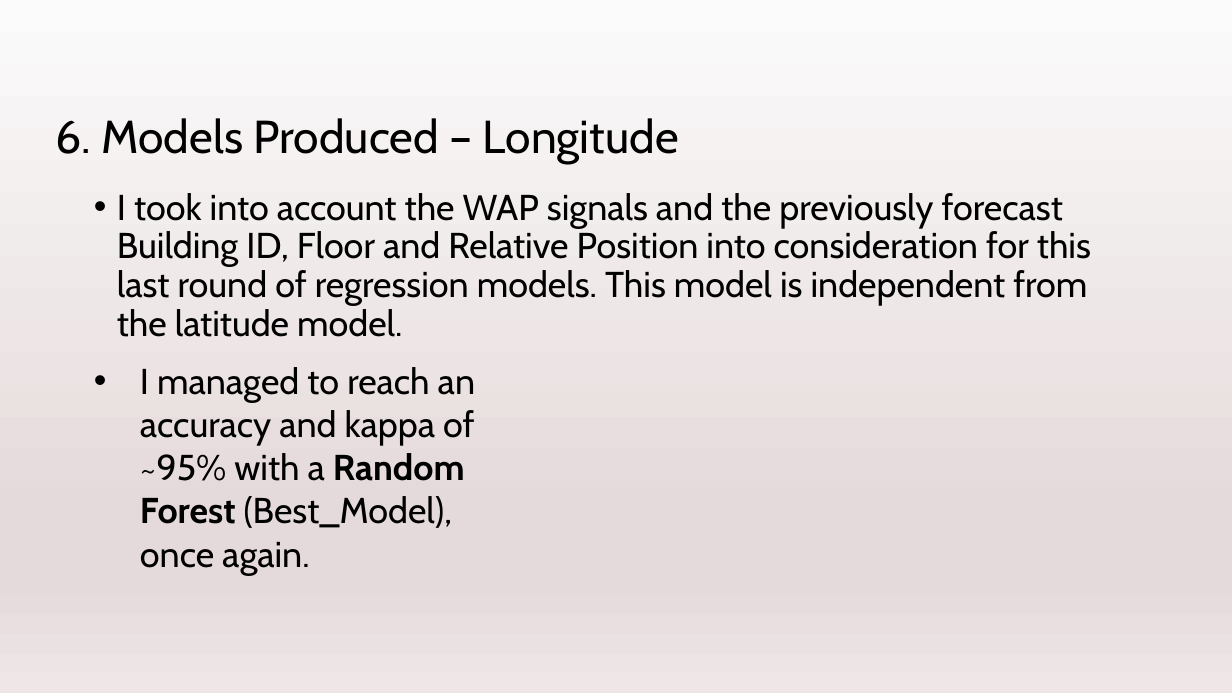
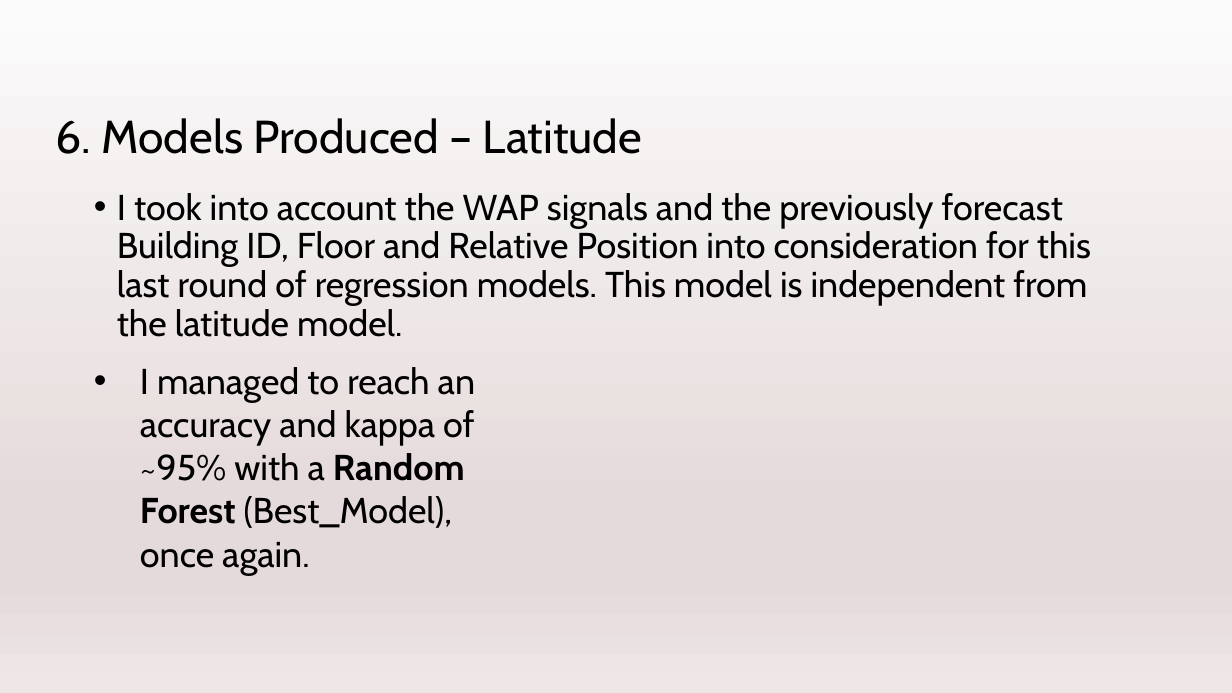
Before and after one commit to TomeBorges/IoT_Deep_Analytics_Visualization, a slide deck: slide 12 of Task3/Task3_ppt.pptx. Drawn at 1232x693 pixels with LibreOffice and Linux fonts; fonts in the diff are those of the drawing. Boxes give left, top, right and bottom in pixels: in the first picture for what was removed or moved away, otherwise in the second. Text is boxed around its words. In the diff, an @@ line names an element or a change of style, - is before the commit and + after.

```diff
--- a/Task3/Task3_ppt.pptx
+++ b/Task3/Task3_ppt.pptx
@@ title at (x1=55, y1=118, x2=642, y2=154): text changed @@
-6. Models Produced – Longitude
+6. Models Produced – Latitude
```
Also in this commit, not shown: 3 other slides changed, 1 slide added.
